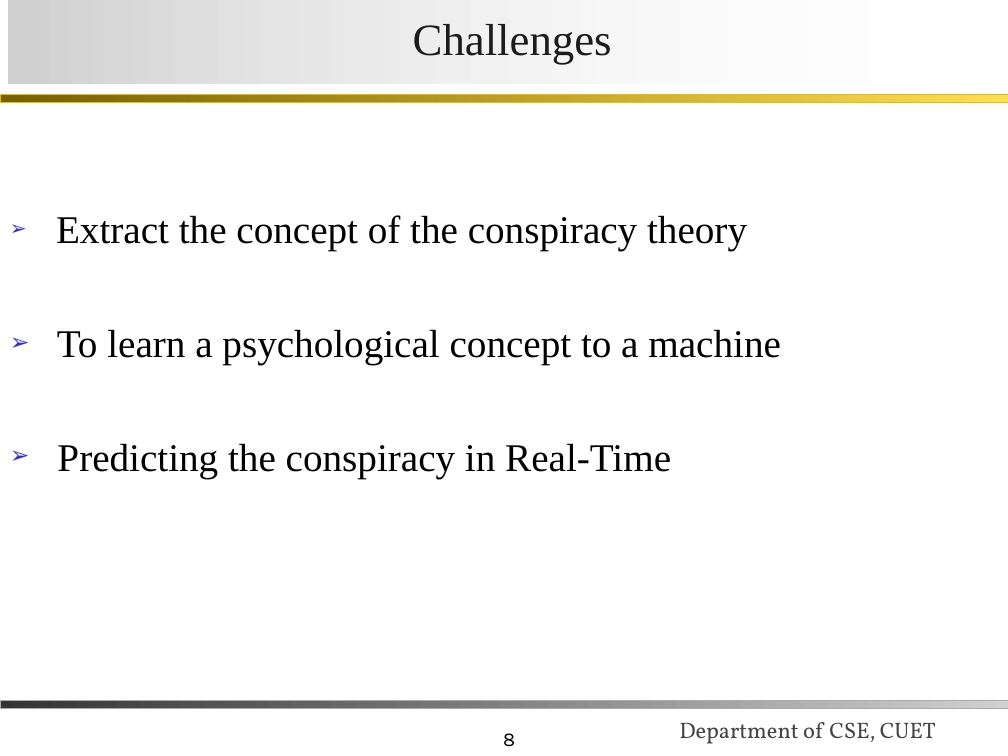
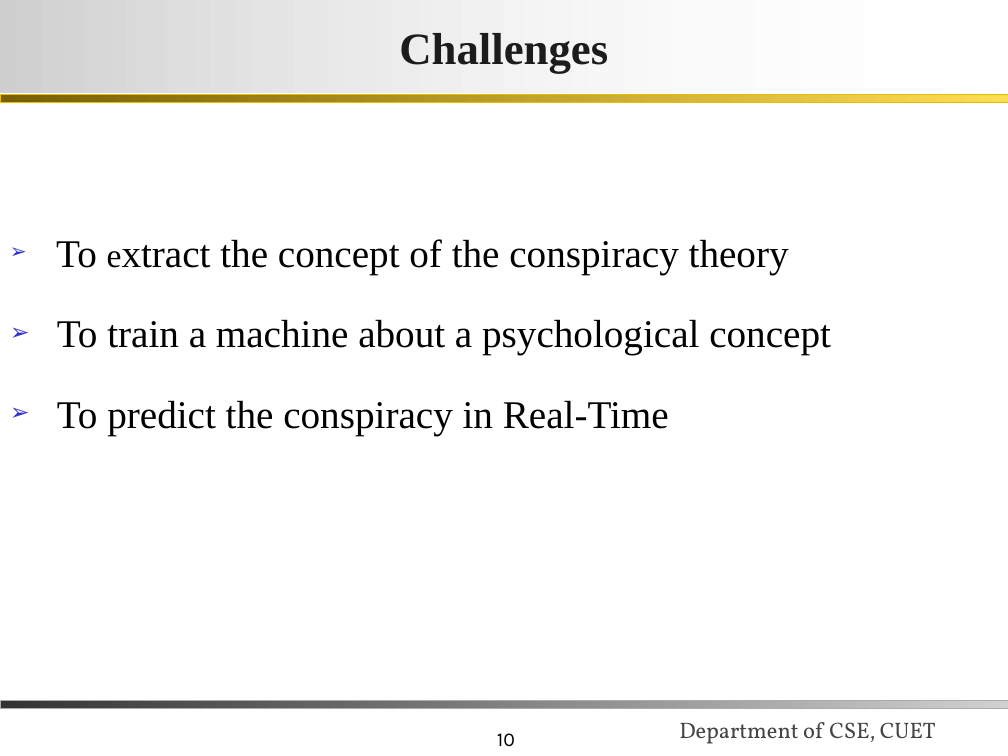
Before and after one commit to iRaM-sAgOr/email_data, a slide deck: slide 10 of myReport/final_presentation.ppt (slide 8 before the commit). Drawn at 1008x756 pixels with LibreOffice and Linux fonts; fonts in the diff are those of the drawing; background and template pictures are left out. Boxes give left, top, right and bottom in pixels: in the first picture for what was removed or moved away, otherwise in the second. Text is boxed around its words. In the diff, an @@ line names an element or a change of style, - is before the commit and + after.

```diff
--- a/myReport/final_presentation.ppt
+++ b/myReport/final_presentation.ppt
@@ title "Challenges": place and size @@
-title "Challenges" at bbox=[8, 0, 1008, 84]
+title "Challenges" at bbox=[0, 0, 1008, 92]
@@ title "Challenges" at bbox=[0, 0, 1008, 92]: bold on @@
@@ text at bbox=[56, 239, 831, 435]: text changed @@
-➢ Extract the concept of the conspiracy theory
-➢ To learn a psychological concept to a machine
-➢ Predicting the conspiracy in Real-Time
+➢ To extract the concept of the conspiracy theory
+➢ To train a machine about a psychological concept
+➢ To predict the conspiracy in Real-Time
@@ page number at bbox=[497, 733, 515, 746]: text changed @@
-8
+10
```
Also in this commit, not shown: 21 other slides changed, 3 slides added, 1 slide removed, 9 other files.
